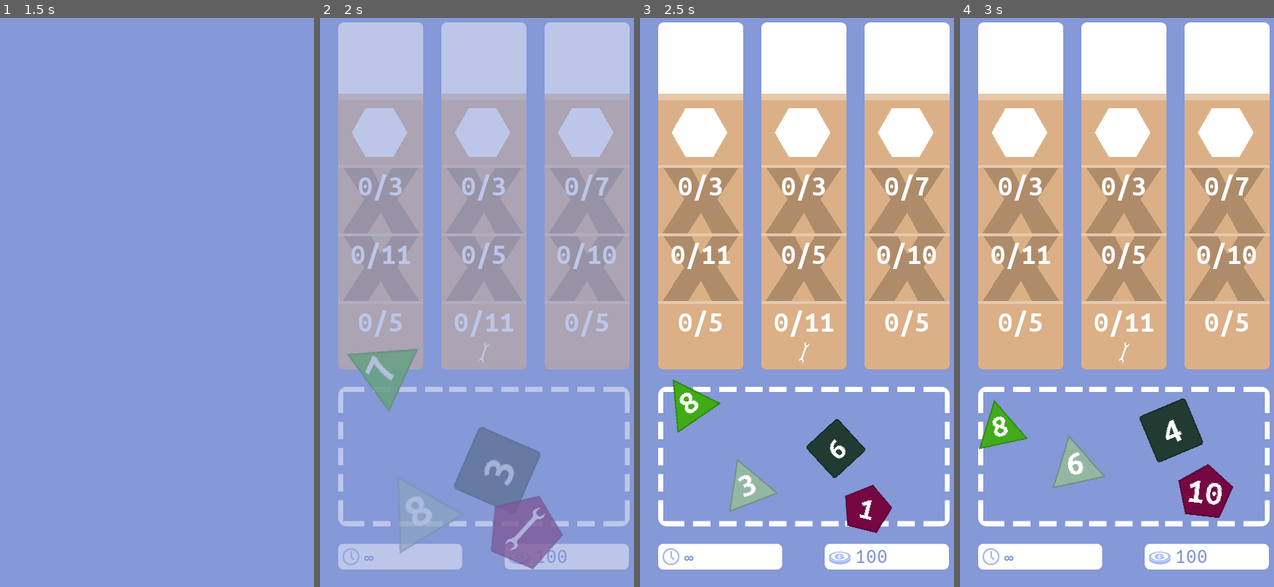
Above: before the commit, frames 1-4 (left to right).
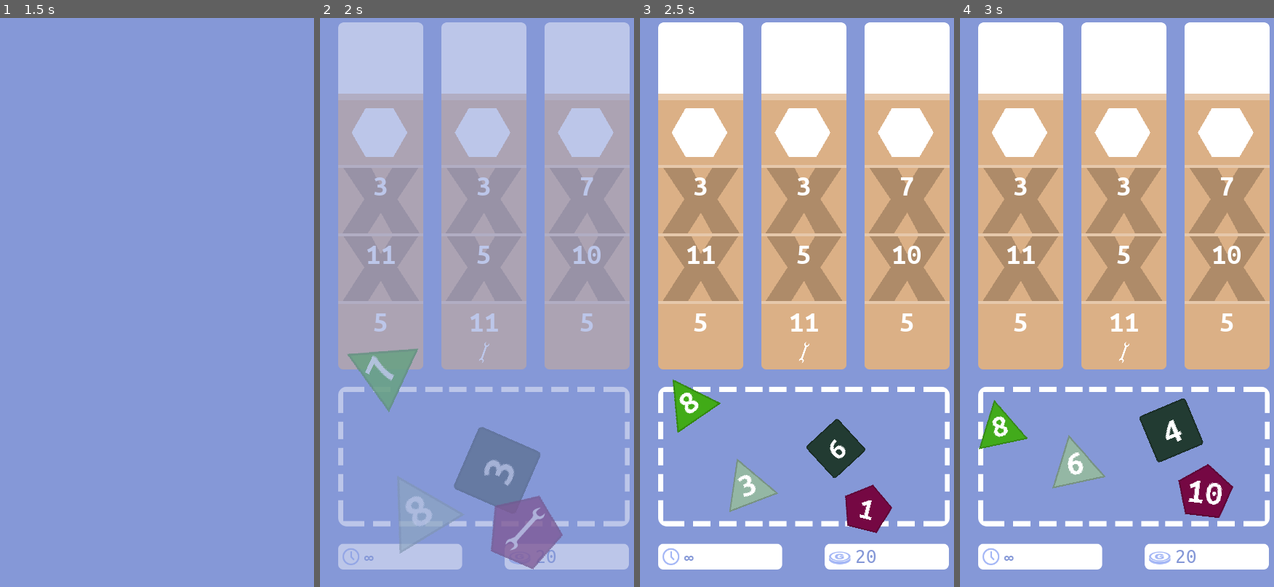
Above: after the commit, the same moments.

Repository: matzebond/DiceRepair
Game: Godot game, scene res://scenes/screens/RootNode.tscn
The game is run twice, just before and just after one commit, with the same random seed, the same clock (stepped at 60 frames per second) and the same inputs.
Inputs (mouse positions are in pixels of both pictures, inside the frame that each line leads up to):
- Up to frame 1 (1.5 s): tap Enter (ui_accept) at 0.5 s; drag from (119, 439) to (163, 513) at 0.52 s; drag from (97, 325) to (163, 421) at 1.27 s
- Up to frame 2 (2 s): no input
- Up to frame 3 (2.5 s): move the mouse to (815, 473) at 2.02 s; click (815, 473) at 2.17 s
- Up to frame 4 (3 s): drag from (1003, 416) to (1164, 439) at 2.77 s

Frame 1 is identical in both runs. In frame 2, 2.1% of the frame differs, in the area x 9-95%, y 27-96%; in frame 3, 2.3%; in frame 4, 2.3%.
Error in both runs: Invalid get index 'time' (on base: 'Node2D (RootScript.gd)'). (res://scenes/ui/Time.gd:8)

Commit message:
JobStep surplus breaks dice

Diff:
--- a/scenes/jobs/JobStep.gd
+++ b/scenes/jobs/JobStep.gd
@@ -1,33 +1,25 @@
 extends Node2D
 const Die = preload("res://scenes/die/Die.gd")
+
+const sprite_inactive = preload("res://assets/img/jobs/jobstep_inactive.png")
+const sprite_default = preload("res://assets/img/jobs/jobstep.png")
+const sprite_active = preload("res://assets/img/jobs/jobstep_active.png")
+
+const WORK_TIME_FACTOR = 0.2
+const SURPLUS_WAIT_FACTOR = 1
+
+signal done
 
 export var work_min:int = 2
 export var work_max:int = 12
 
-signal done
-
 var work_req:int
-var work_cur:int
+var cur_work_req:int
 var tools = []
-
-var is_waiting = false
-var wait_base_start
-var wait_base
-var wait_overshoot
-const WAIT_FACTOR_BASE = 4
-const WAIT_FACTOR_OVERSHOOT = 0.7
-
-var job
 
 var money_reward = 5
 
 var dice = []
-
-var has_inited = false
-
-const sprite_inactive = preload("res://assets/img/jobs/jobstep_inactive.png")
-const sprite_default = preload("res://assets/img/jobs/jobstep.png")
-const sprite_active = preload("res://assets/img/jobs/jobstep_active.png")
 
 func init(pos, color):
     position = pos
@@ -46,98 +38,100 @@
         $Tools.add_child(tex)
 
         tex.position.x =  -width/2 + (width/len(tools)/2.0) + i * (width / len(tools))
-        tex.scale = Vector2(0.5, 0.5)#Vector2(1.0/len(tools), 1.0/len(tools))
+        tex.scale = Vector2(0.5, 0.5)
         i += 1
 
     work_req = rand_range(work_min, work_max+1)
-    update_work()
+    cur_work_req = work_req
+    set_text_work_cur(cur_work_req)
 
     return self
 
+
+func _process(delta):
+    pass
+
+
+func calc_work():
+    var work = 0
+    for die in dice:
+        var face = die.cur_face()
+        if face.type == Die.Number:
+            work += face.value
+        elif face.type == Die.Tool:
+            for tuul in tools:
+                if face.value == tuul:
+                    return work_req
+    return work
+
 func update_work():
-    var last_work_cur = work_cur
+    var last_work_req = cur_work_req
     # calculate current work
-    work_cur = 0
-    for die in dice:
-        var die_value = die.cur_face().value
-        if die_value is int:
-            work_cur += die_value
+    cur_work_req = work_req - calc_work()
 
-    #skip if tool present
-    for die in dice:
-        for tuul in tools:
-            if die.cur_face().type == Die.Tool and die.cur_face().value == tuul:
-                work_cur = work_req
+    # update view
+    if $Tween.is_active():
+        $Tween.stop(self, "set_text_work_cur")
+    var work_dif = last_work_req - cur_work_req
+    $Tween.interpolate_method(self, "set_text_work_cur", last_work_req, cur_work_req, abs(work_dif)*WORK_TIME_FACTOR)
+    $Tween.start()
 
-    # start wait time
-    if work_cur >= work_req:
-        is_waiting = true
-        $Sprite.texture = sprite_active
-        $DropArea.is_active = false
-        wait_base = work_req
-        wait_base_start = work_req
-        wait_overshoot = work_cur - work_req
-        $ProgressBar.rect_size.x = 0
-        $ProgressBar.modulate.a = 1
+    # start surplus
+    if cur_work_req < 0:
+        $Tween.connect("tween_completed", self, "start_surplus", [cur_work_req], CONNECT_ONESHOT)
         for die in dice:
             die.block()
-
-        $Label.add_font_override("font", $Label.get_font("font").duplicate(true))
-
-        $Tween.connect("tween_completed", self, "font_space_done", [], CONNECT_ONESHOT)
-        $Tween.interpolate_method(self, "set_font_space", 0, -34, 0.5, Tween.TRANS_CUBIC, Tween.EASE_IN)
-        $Tween.start()
-
-    # update view
-    if has_inited and not is_waiting: # dont animate the first time
-        if $Tween.is_active():
-            $Tween.stop(self, "set_text")
-        $Tween.interpolate_method(self, "set_text_work_cur", last_work_cur, work_cur, abs(last_work_cur-work_cur)*0.1)
-        $Tween.start()
-    else:
-        set_text_work_cur(0)
-    has_inited = true
-
-func set_font_space(val):
-    $Label.get_font("font").extra_spacing_char = int(round(val))
-
-func font_space_done(_obj, _key):
-    set_text(str(round(wait_overshoot)))
-    set_font_space(0)
+        $DropArea.is_active = false
+    elif cur_work_req == 0:
+        $Tween.connect("tween_completed", self, "is_done", [], CONNECT_ONESHOT)
 
 
 func set_text_work_cur(val):
-    if not is_waiting:
-        set_text(str(round(val)) + "/" + str(work_req))
-
-func set_text(text):
-    $Label.text = text
+    $Label.text = str(floor(val))
 
 func enable(enable):
     $DropArea.is_active = enable
     $Sprite.texture = sprite_default if enable else sprite_inactive
 
+func start_surplus(_obj, _key, surplus):
+    for i in range(abs(surplus)):
+        break_face()
+    $Tween.interpolate_method(self, "set_text_work_cur", surplus, 0, -surplus * SURPLUS_WAIT_FACTOR)
+    $Tween.connect("tween_completed", self, "is_done", [], CONNECT_ONESHOT)
+    $Tween.start()
 
-func _process(delta):
-    if is_waiting and get_tree().current_scene.game_running:
-        if wait_base > 0:
-            wait_base = max(0, wait_base - delta * WAIT_FACTOR_BASE)
-            $ProgressBar.rect_size.x = 172*(1 - wait_base/wait_base_start)
-        else:
-            if wait_overshoot > 0:
-                wait_overshoot = max(0, wait_overshoot - delta * WAIT_FACTOR_OVERSHOOT)
-            else:
-                is_done()
-                is_waiting = false # prevent duplicate calls
+func break_face():
+    var face_len = 0
+    for die in dice:
+        face_len += len(die.viz_state.faces)
+    var broken = false
+    while not broken:
+            var index = get_tree().current_scene.rng.randi_range(0, face_len-1)
+            for die in dice:
+                if index >= len(die.viz_state.faces):
+                    index -= len(die.viz_state.faces)
+                elif die.viz_state.faces[index].type != Die.Broken:
+                    die.viz_state.faces[index].type = Die.Broken
+                    broken = true
+                    break
+                else:
+                    break
 
-            set_text(str(round(wait_overshoot)))
-
-
-func is_done():
+func is_done(_obj, _key):
     $Sprite.texture = sprite_default
     var scene = get_tree().current_scene
 
-    #anim out
+    animate_out()
+
+    emit_signal("done", self)
+
+    for die in dice:
+        scene.active_scene.add_die(die)
+
+    scene.add_money(money_reward)
+
+func animate_out():
+    var scene = get_tree().current_scene
     var pos = global_position
     get_parent().remove_child(self)
     scene.add_child(self)
@@ -145,14 +139,8 @@
     move_to_top()
     $Tween.connect("tween_completed", self, "tween_complete", [], CONNECT_ONESHOT)
     $Tween.interpolate_property(self, "position:x", position.x, position.x + 1000, 1.2, Tween.TRANS_CUBIC, Tween.EASE_IN)
+    $Tween.interpolate_property($Sprite, "modulate:a", 1, 0, 1.2, Tween.TRANS_CUBIC, Tween.EASE_IN)
     $Tween.start()
-
-    emit_signal("done", self)
-
-    for die in dice:
-        scene.active_scene.add_die(die)
-
-    scene.add_money(money_reward)
 
 func tween_complete(_obj, _key):
     self.queue_free()
--- a/scenes/jobs/JobStep.tscn
+++ b/scenes/jobs/JobStep.tscn
@@ -12,6 +12,7 @@
 texture = ExtResource( 1 )
 
 [node name="ProgressBar" type="ColorRect" parent="."]
+visible = false
 modulate = Color( 1, 1, 1, 0 )
 margin_left = -86.0
 margin_top = 63.0
@@ -31,7 +32,7 @@
 margin_bottom = 9.3047
 custom_fonts/font = ExtResource( 2 )
 custom_colors/font_color = Color( 1, 1, 1, 1 )
-text = "12/18"
+text = "12"
 align = 1
 __meta__ = {
 "_edit_use_anchors_": false
@@ -43,6 +44,5 @@
 [node name="Tween" type="Tween" parent="."]
 
 [node name="DropArea" parent="." instance=ExtResource( 4 )]
-visible = false
-scale = Vector2( 1.1, 0.74 )
+scale = Vector2( 0.95, 0.8 )
 [connection signal="drop_item" from="DropArea" to="." method="_on_DropArea_drop_item"]
--- a/scenes/screens/RootScript.gd
+++ b/scenes/screens/RootScript.gd
@@ -16,7 +16,7 @@
 var dice = [Die.D6(), Die.D8(), Die.D8(), Die.D12()]
 var game_running = false
 var dragging_die = false
-var money = 100
+var money = 20
 signal money_changed(money)
 
 
@@ -32,13 +32,14 @@
         var tuul_placed = false
         while not tuul_placed:
             var index = rng.randi_range(0, face_sum-1)
-            var die_index = 0
             for die in dice:
                 if index >= len(die.faces):
                     index -= len(die.faces)
                 elif die.faces[index].type == Die.Number:
                     die.faces[index] = Die.Face.new(Die.Tool, tuul)
                     tuul_placed = true
+                    break
+                else:
                     break
 
     load_scene(TutorialScene)
